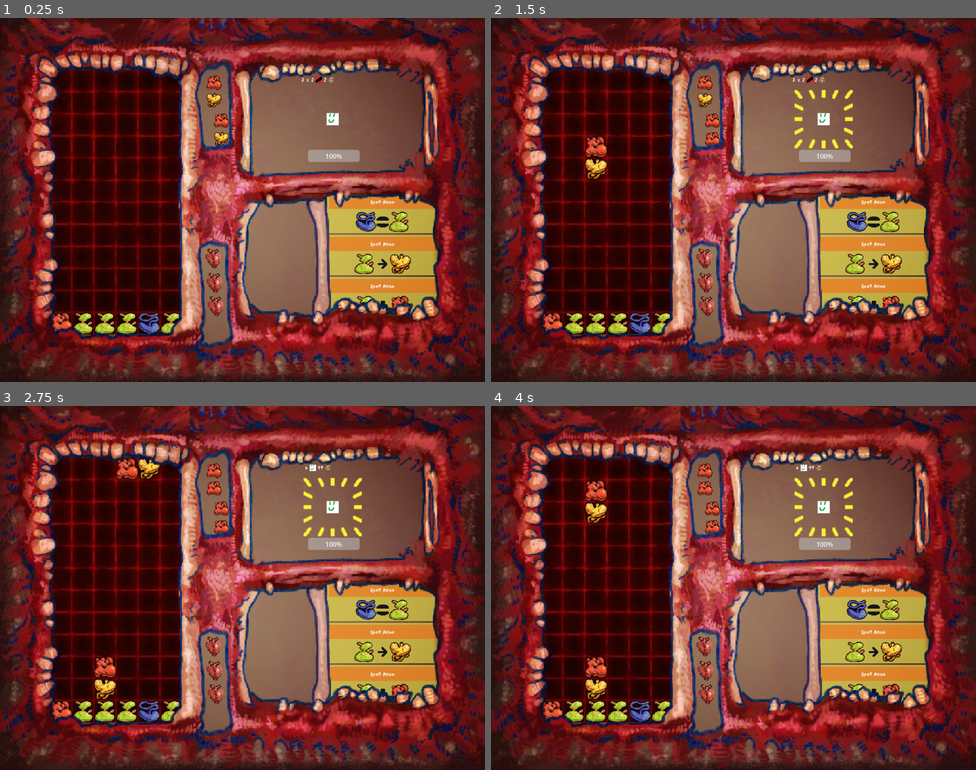
Above: before the commit, frames 1-4 (two rows, left to right).
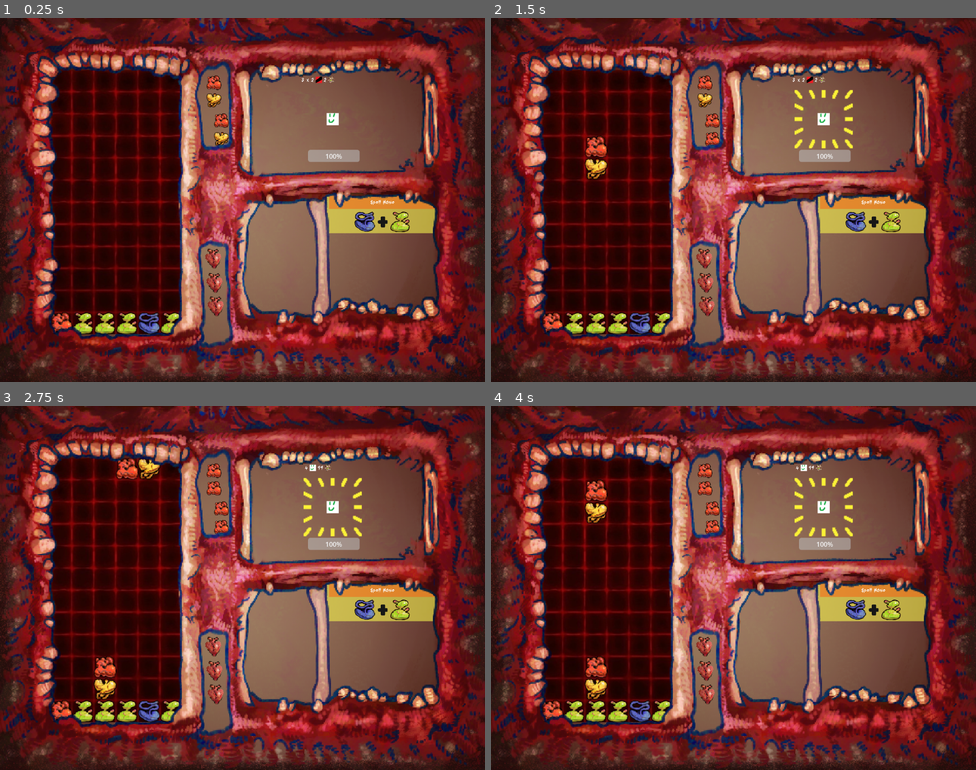
Above: after the commit, the same moments.

Repository: MarGamaDev/PuyoPuyoLike
Game: Godot game, scene res://Scenes/combat.tscn
Same seed, same stepped clock (60 frames per second), same inputs: the game is played once before the commit and once after it. The engine's default icon, where the game draws it, is replaced by a stand-in: a white triangle on a blue panel in a dark square.
Inputs:
- Up to frame 1 (0.25 s): no input
- Up to frame 2 (1.5 s): hold D (puyo_right) 0.53-1.28 s; tap 1 (TESTING_player_spawn) at 0.6 s; tap Enter at 1.25 s; hold S (puyo_down) from 1.28 s (still down); tap J (puyo_rotate) at 1.35 s
- Up to frame 3 (2.75 s): release S (puyo_down) at 2.03 s; hold D (puyo_right) from 2.03 s (still down); tap Shift (switch_target) at 2.1 s
- Up to frame 4 (4 s): tap Space at 2.75 s; tap 1 (TESTING_player_spawn) at 2.85 s; tap Enter at 3.5 s; release D (puyo_right) at 3.53 s; hold A (puyo_left) from 3.53 s (still down); tap J (puyo_rotate) at 3.6 s

The runs differ from the first frame. In frame 1, 4.3% of the frame differs, in the area x 67-91%, y 53-82%; in frame 2, 4.3%; in frame 3, 4.3%; in frame 4, 4.3%.

Commit message:
easily creatable spells

Diff:
--- a/Scenes/RewardScreen/equipped_spells_container.tscn
+++ b/Scenes/RewardScreen/equipped_spells_container.tscn
@@ -1,18 +1,18 @@
 [gd_scene load_steps=5 format=3 uid="uid://c5du1g626to65"]
 
-[ext_resource type="Script" uid="uid://bgpcdsqgynag" path="res://scripts/spells/equipped_spells_container.gd" id="1_33u70"]
+[ext_resource type="Script" uid="uid://bgpcdsqgynag" path="res://scripts/spells/spellsystem/equipped_spells_container.gd" id="1_33u70"]
 [ext_resource type="Script" uid="uid://dnec0n0x4urar" path="res://scripts/Data/spell_data.gd" id="2_jd77f"]
 
 [sub_resource type="Resource" id="Resource_o7vc1"]
 script = ExtResource("2_jd77f")
-spell_name = "test"
-recipe_type = 2
+spell_name = "fireball"
+recipe_type = 0
 recipe_contents = Array[int]([2, 3])
 metadata/_custom_type_script = "uid://dnec0n0x4urar"
 
 [sub_resource type="Resource" id="Resource_jd77f"]
 script = ExtResource("2_jd77f")
-spell_name = "test2"
+spell_name = ""
 recipe_type = 1
 recipe_contents = Array[int]([3, 5])
 metadata/_custom_type_script = "uid://dnec0n0x4urar"
--- a/Scenes/spells/flexible_spell.tscn
+++ b/Scenes/spells/spellSystem/flexible_spell.tscn
@@ -1,6 +1,6 @@
 [gd_scene load_steps=2 format=3 uid="uid://cr6h28cimse0j"]
 
-[ext_resource type="Script" uid="uid://dl316nhq8dxgl" path="res://scripts/spells/flexible_spell.gd" id="1_mfad7"]
+[ext_resource type="Script" uid="uid://dl316nhq8dxgl" path="res://scripts/spells/spellsystem/flexible_spell.gd" id="1_mfad7"]
 
 [node name="FlexibleSpell" type="Node2D"]
 script = ExtResource("1_mfad7")
--- a/Scenes/spells/hard_sequential_spell.tscn
+++ b/Scenes/spells/spellSystem/hard_sequential_spell.tscn
@@ -1,6 +1,6 @@
 [gd_scene load_steps=2 format=3 uid="uid://dd84lbeosn4js"]
 
-[ext_resource type="Script" uid="uid://cdcoe870nlqgf" path="res://scripts/spells/hard_sequential_spell.gd" id="1_8x1jp"]
+[ext_resource type="Script" uid="uid://cdcoe870nlqgf" path="res://scripts/spells/spellsystem/hard_sequential_spell.gd" id="1_8x1jp"]
 
 [node name="HardSequentialSpell" type="Node2D"]
 script = ExtResource("1_8x1jp")
--- a/Scenes/spells/sequential_spell.tscn
+++ b/Scenes/spells/spellSystem/sequential_spell.tscn
@@ -1,6 +1,6 @@
 [gd_scene load_steps=2 format=3 uid="uid://dwyenrpp7j8b4"]
 
-[ext_resource type="Script" uid="uid://qt78oiw24c77" path="res://scripts/spells/sequential_spell.gd" id="1_cmegg"]
+[ext_resource type="Script" uid="uid://qt78oiw24c77" path="res://scripts/spells/spellsystem/sequential_spell.gd" id="1_cmegg"]
 
 [node name="SequentialSpell" type="Node2D"]
 script = ExtResource("1_cmegg")
--- a/Scenes/spells/spell_container.tscn
+++ b/Scenes/spells/spellSystem/spell_container.tscn
@@ -1,11 +1,11 @@
 [gd_scene load_steps=8 format=3 uid="uid://b82f1h5dy54rx"]
 
-[ext_resource type="Script" uid="uid://b7nfsk8l6n7aj" path="res://scripts/spells/spell_container.gd" id="1_2qt2l"]
-[ext_resource type="Theme" uid="uid://qw5wdr2jerv7" path="res://Art/text/default_font.tres" id="2_5ydgy"]
-[ext_resource type="Texture2D" uid="uid://b480cnlhxsl2q" path="res://Placeholder Art/puyo_blue.png" id="3_co11j"]
-[ext_resource type="Texture2D" uid="uid://dg717j8i6xptj" path="res://Placeholder Art/flexible_connection.png" id="4_ypdg2"]
-[ext_resource type="PackedScene" uid="uid://c6ernh6g77iek" path="res://Scenes/spells/spell_processor.tscn" id="5_5u5hf"]
-[ext_resource type="Texture2D" uid="uid://dqohymee1bv55" path="res://Placeholder Art/puyo_pop.png" id="6_jl4pv"]
+[ext_resource type="Script" uid="uid://b7nfsk8l6n7aj" path="res://scripts/spells/spellsystem/spell_container.gd" id="1_w1h6g"]
+[ext_resource type="Theme" uid="uid://qw5wdr2jerv7" path="res://Art/text/default_font.tres" id="2_vgyca"]
+[ext_resource type="Texture2D" uid="uid://b480cnlhxsl2q" path="res://Placeholder Art/puyo_blue.png" id="3_b4wli"]
+[ext_resource type="Texture2D" uid="uid://dg717j8i6xptj" path="res://Placeholder Art/flexible_connection.png" id="4_skmuq"]
+[ext_resource type="PackedScene" uid="uid://c6ernh6g77iek" path="res://Scenes/spells/spellSystem/spell_processor.tscn" id="5_876s8"]
+[ext_resource type="Texture2D" uid="uid://dqohymee1bv55" path="res://Placeholder Art/puyo_pop.png" id="6_n2pxk"]
 
 [sub_resource type="ParticleProcessMaterial" id="ParticleProcessMaterial_biiyc"]
 particle_flag_disable_z = true
@@ -19,7 +19,7 @@
 offset_bottom = -6.10352e-05
 grow_horizontal = 0
 grow_vertical = 0
-script = ExtResource("1_2qt2l")
+script = ExtResource("1_w1h6g")
 
 [node name="SpellFrame" type="TextureRect" parent="."]
 layout_mode = 1
@@ -107,16 +107,16 @@
 offset_bottom = 38.0
 size_flags_horizontal = 4
 size_flags_vertical = 4
-texture = ExtResource("4_ypdg2")
+texture = ExtResource("4_skmuq")
 stretch_mode = 4
 
-[node name="SpellProcessor" parent="." instance=ExtResource("5_5u5hf")]
+[node name="SpellProcessor" parent="." instance=ExtResource("5_876s8")]
 
 [node name="TestParticleEffect" type="GPUParticles2D" parent="."]
 position = Vector2(281, 52)
 emitting = false
 amount = 1
-texture = ExtResource("6_jl4pv")
+texture = ExtResource("6_n2pxk")
 one_shot = true
 process_material = SubResource("ParticleProcessMaterial_biiyc")
 
--- /dev/null
+++ b/Scenes/spells/spellSystem/spell_node.tscn
@@ -0,0 +1,6 @@
+[gd_scene load_steps=2 format=3 uid="uid://dw4drh3boloy8"]
+
+[ext_resource type="Script" uid="uid://b46aq7u48n3vl" path="res://scripts/spells/spellsystem/spell_node.gd" id="1_e1iae"]
+
+[node name="SpellNode" type="Node2D"]
+script = ExtResource("1_e1iae")
--- a/Scenes/spells/spell_processor.tscn
+++ b/Scenes/spells/spellSystem/spell_processor.tscn
@@ -1,6 +1,6 @@
 [gd_scene load_steps=2 format=3 uid="uid://c6ernh6g77iek"]
 
-[ext_resource type="Script" uid="uid://8ojltrdu16j3" path="res://scripts/spells/spell_processor.gd" id="1_pffkh"]
+[ext_resource type="Script" uid="uid://8ojltrdu16j3" path="res://scripts/spells/spellsystem/spell_processor.gd" id="1_pffkh"]
 
 [node name="SpellProcessor" type="Node2D"]
 script = ExtResource("1_pffkh")
--- /dev/null
+++ b/Scenes/spells/test_fireball.tscn
@@ -0,0 +1,7 @@
+[gd_scene load_steps=2 format=3 uid="uid://ccf3tv8mh400q"]
+
+[ext_resource type="Script" uid="uid://ck0epjfgwxjlq" path="res://scripts/spells/test_fireball.gd" id="1_grkqv"]
+
+[node name="TestFireball" type="Node2D"]
+script = ExtResource("1_grkqv")
+metadata/_custom_type_script = "uid://dl316nhq8dxgl"
--- a/Scripts/Combat/combat_manager.gd
+++ b/Scripts/Combat/combat_manager.gd
@@ -25,8 +25,9 @@
 
 func _ready() -> void:
 	start_combat()
-	for i in $EquippedSpellsContainer.test_spell_get():
-			$EquippedSpellsContainer.add_spell(i)
+	$EquippedSpellsContainer.add_spell($EquippedSpellsContainer.test_spell_get()[0])
+	#for i in $EquippedSpellsContainer.test_spell_get():
+			#$EquippedSpellsContainer.add_spell(i)
 
 func _physics_process(_delta: float) -> void:
 	if Input.is_action_just_pressed("switch_target") && selected_enemy:
--- a/scripts/Data/spell_data.gd
+++ b/scripts/Data/spell_data.gd
@@ -6,3 +6,6 @@
 @export var spell_name : String
 @export var recipe_type : RECIPE_TYPE
 @export var recipe_contents : Array[Puyo.PUYO_TYPE] #ordered correctly
+
+#func get_spell_path() -> String:
+	#return spell_effect_dictionary[spell_name]
--- a/scripts/spells/equipped_spells_container.gd
+++ b/scripts/spells/spellsystem/equipped_spells_container.gd
@@ -2,7 +2,7 @@
 
 @onready var equipped_spells : Array[SpellContainer] = []
 
-@onready var spell_container_scene : PackedScene = preload("res://Scenes/spells/spell_container.tscn")
+@onready var spell_container_scene : PackedScene = preload("res://Scenes/spells/spellSystem/spell_container.tscn")
 
 @export var test_spell : SpellData
 @export var test_spell_2 : SpellData
--- a/scripts/spells/flexible_spell.gd
+++ b/scripts/spells/spellsystem/flexible_spell.gd
@@ -22,6 +22,7 @@
 
 	if spell_stage_tracker == recipe_length:
 		on_spell_complete.emit()
+		trigger_spell_effect()
 		print("flexible complete")
 		spell_reset()
 
@@ -29,3 +30,6 @@
 	on_spell_progress_reset.emit()
 	spell_stage_tracker = 0
 	unchecked_components = recipe_contents
+
+func trigger_spell_effect():
+	pass
--- /dev/null
+++ b/scripts/spells/spellsystem/spell_finder.gd
@@ -0,0 +1,9 @@
+extends Node
+class_name SpellFinder
+
+static var spell_effect_dictionary : Dictionary = {
+	"fireball" : "res://Scenes/spells/test_fireball.tscn"
+}
+
+static func find_spell(name: String) -> String:
+	return spell_effect_dictionary.get(name)
--- a/scripts/spells/spell_node.gd
+++ b/scripts/spells/spellsystem/spell_node.gd
@@ -21,3 +21,6 @@
 func spell_reset():
 	on_spell_progress_reset.emit()
 	spell_stage_tracker = 0
+
+func trigger_spell_effect():
+	pass
--- a/scripts/spells/spell_processor.gd
+++ b/scripts/spells/spellsystem/spell_processor.gd
@@ -19,16 +19,23 @@
 	recipe_contents = spell_data.recipe_contents
 	recipe_length = recipe_contents.size()
 
-	match  recipe_type:
-		SpellData.RECIPE_TYPE.HARD_SEQUENTIAL:
-			spell_node = load("res://Scenes/spells/hard_sequential_spell.tscn").instantiate()
-			add_child(spell_node)
-		SpellData.RECIPE_TYPE.SEQUENTIAL:
-			spell_node = load("res://Scenes/spells/sequential_spell.tscn").instantiate()
-			add_child(spell_node)
-		SpellData.RECIPE_TYPE.FLEXIBLE:
-			spell_node = load("res://Scenes/spells/flexible_spell.tscn").instantiate()
-			add_child(spell_node)
+	spell_node = load(SpellFinder.find_spell(spell_data.spell_name)).instantiate()
+	add_child(spell_node)
+
+	#if spell_data.spell_name == "fireball":
+#
+	#else:
+		#print("bad load")
+		#match  recipe_type:
+			#SpellData.RECIPE_TYPE.HARD_SEQUENTIAL:
+				#spell_node = load("res://Scenes/spells/hard_sequential_spell.tscn").instantiate()
+				#add_child(spell_node)
+			#SpellData.RECIPE_TYPE.SEQUENTIAL:
+				#spell_node = load("res://Scenes/spells/sequential_spell.tscn").instantiate()
+				#add_child(spell_node)
+			#SpellData.RECIPE_TYPE.FLEXIBLE:
+				#spell_node = load("res://Scenes/spells/flexible_spell.tscn").instantiate()
+				#add_child(spell_node)
 
 	spell_node.setup_processor(spell_data)
 	spell_node.on_spell_progressed.connect(progress_spell)
--- /dev/null
+++ b/scripts/spells/test_fireball.gd
@@ -0,0 +1,4 @@
+extends FlexibleSpell
+
+func trigger_spell_effect():
+	print("fireball!")
Not shown: 3 places in Scenes/spells/spellSystem/spell_container.tscn that only renumber resources
Renamed: scripts/spells/equipped_spells_container.gd.uid -> scripts/spells/spellsystem/equipped_spells_container.gd.uid
Renamed: scripts/spells/flexible_spell.gd.uid -> scripts/spells/spellsystem/flexible_spell.gd.uid
Renamed: scripts/spells/hard_sequential_spell.gd -> scripts/spells/spellsystem/hard_sequential_spell.gd
Renamed: scripts/spells/hard_sequential_spell.gd.uid -> scripts/spells/spellsystem/hard_sequential_spell.gd.uid
Renamed: scripts/spells/sequential_spell.gd -> scripts/spells/spellsystem/sequential_spell.gd
Renamed: scripts/spells/sequential_spell.gd.uid -> scripts/spells/spellsystem/sequential_spell.gd.uid
Renamed: scripts/spells/spell_container.gd -> scripts/spells/spellsystem/spell_container.gd
Renamed: scripts/spells/spell_container.gd.uid -> scripts/spells/spellsystem/spell_container.gd.uid
Not shown, added: scripts/spells/spellsystem/spell_finder.gd.uid
Renamed: scripts/spells/spell_node.gd.uid -> scripts/spells/spellsystem/spell_node.gd.uid
Renamed: scripts/spells/spell_processor.gd.uid -> scripts/spells/spellsystem/spell_processor.gd.uid
(and 1 more such lines)
